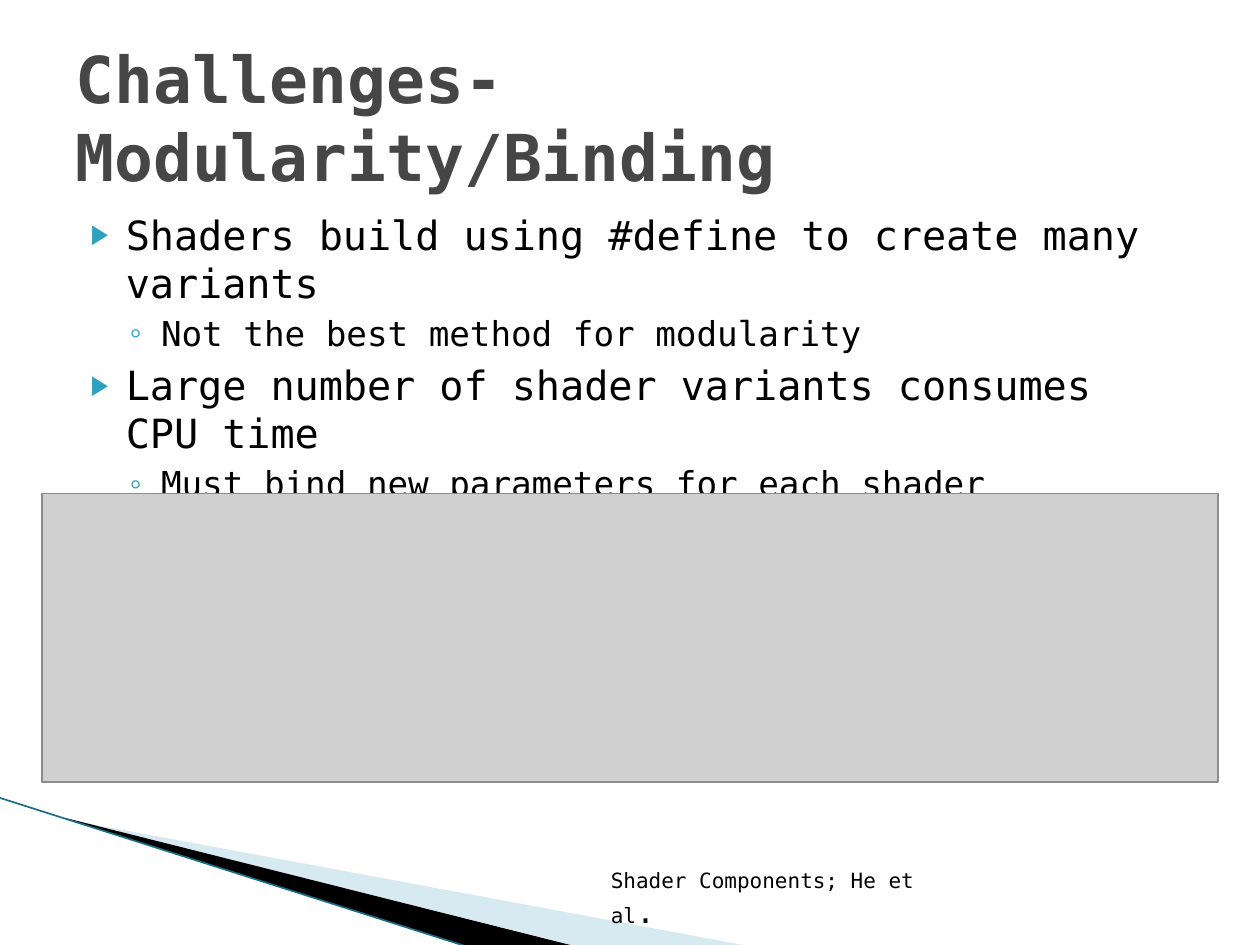
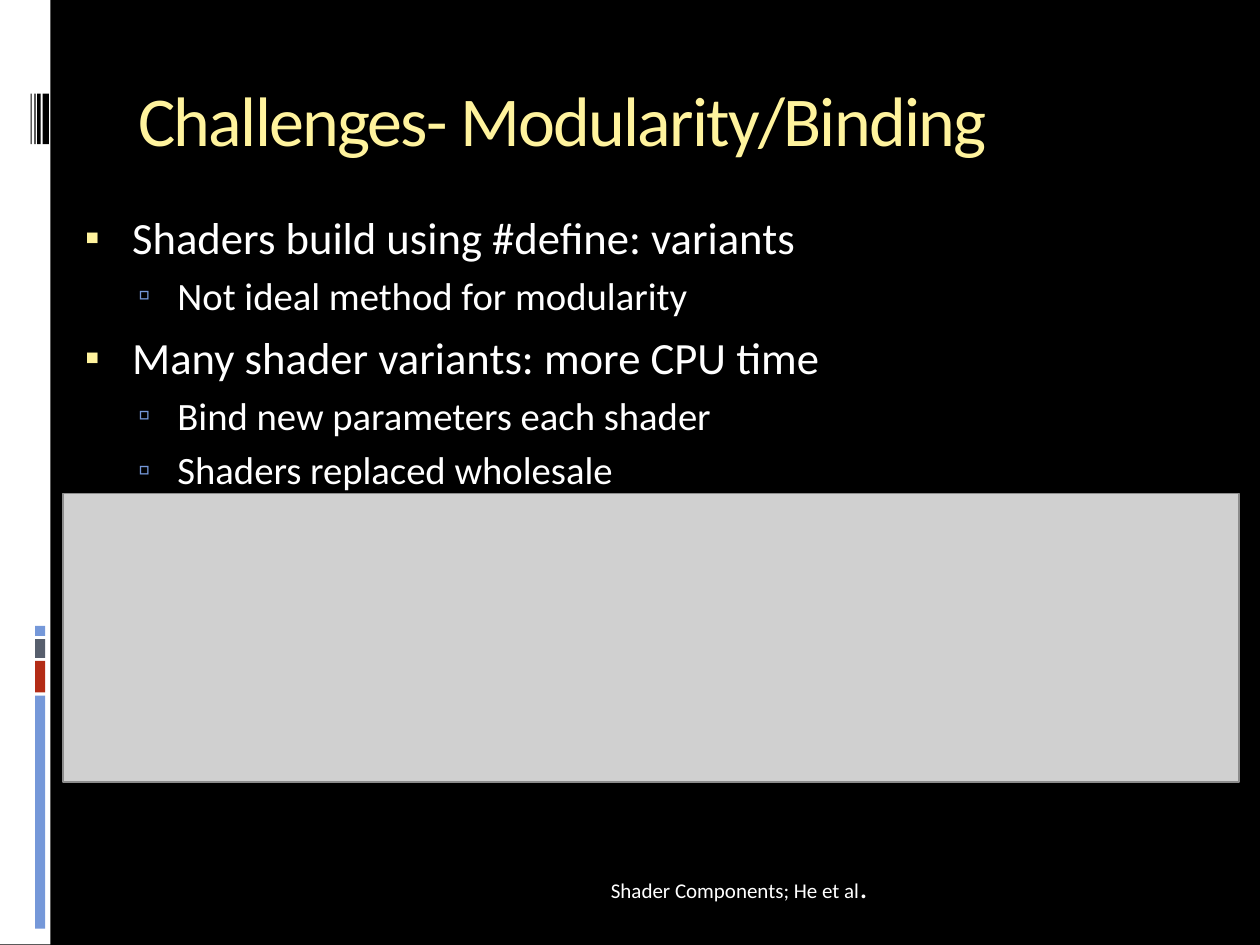
Before and after one commit to stanman8264/cg2f2017cs, a slide deck: slide 20 of CG2F2017CS_Presentation.pptx (slide 16 before the commit). Drawn at 1260x945 pixels with LibreOffice and Linux fonts; fonts in the diff are those of the drawing; grey boxes stand for pictures; background and template pictures are left out. Boxes give left, top, right and bottom in pixels: in the first picture for what was removed or moved away, otherwise in the second. Text is boxed around its words. In the diff, an @@ line names an element or a change of style, - is before the commit and + after.

```diff
--- a/CG2F2017CS_Presentation.pptx
+++ b/CG2F2017CS_Presentation.pptx
@@ background #FFFFFF to #000000 @@
@@ rectangle added at [0,0,50,945], fill #FFFFFF @@
@@ title "Challenges- Modularity/Binding": place and size @@
-title "Challenges- Modularity/Binding" at [75,54,775,194]
+title "Challenges- Modularity/Binding" at [138,97,986,158]
@@ title "Challenges- Modularity/Binding" at [138,97,986,158]: size 36.9 to 40 pt, font DejaVu Sans Mono to Calibri, text colour #464646 to #FFF39D, letter spacing 0 to -1 pt, bold off; vertical alignment middle to top @@
@@ rectangle added at [30,93,32,144], fill #000000 @@
@@ rectangle added at [34,93,35,144], fill #000000 @@
@@ rectangle added at [37,93,40,144], fill #000000 @@
@@ rectangle added at [43,93,49,144], fill #000000 @@
@@ text at [132,223,819,437]: text changed; size 22.9 to 25.5 pt; font DejaVu Sans Mono to Calibri; text colour #000000 to #FFFFFF @@
-▶ Shaders build using #define to create many variants
-  ◦ Not the best method for modularity
-▶ Large number of shader variants consumes CPU time
-  ◦ Must bind new parameters for each shader
+▪ Shaders build using #define: variants
+  ▫ Not ideal method for modularity
+▪ Many shader variants: more CPU time
+  ▫ Bind new parameters each shader
@@ text at [177,457,613,494]: size 19.6 to 22.1 pt, font DejaVu Sans Mono to Calibri, text colour #000000 to #FFFFFF in "Shaders replaced wholesale"; bullet ◦ to ▫; more space between paragraphs; bullet colour #2DA2BF to #7598D9 @@
@@ picture: place and size @@
-picture at [42,494,1217,782]
+picture at [63,494,1239,782]
@@ rectangle added at [35,626,45,636], fill #7598D9 @@
@@ rectangle added at [35,639,45,658], fill #575F6D @@
@@ rectangle added at [35,662,45,693], fill #B32C16 @@
@@ rectangle added at [35,696,45,929], fill #7598D9 @@
@@ line removed from (0, 798) to (467, 945) @@
@@ freeform shape removed at [67,818,576,945] @@
@@ freeform shape removed at [69,819,750,945] @@
@@ text "Shader Components; He et al." at [611,883,859,902]: font DejaVu Sans Mono to Calibri, text colour #000000 to #FFFFFF @@
```
Also in this commit, not shown: 22 other slides changed, 5 slides added.
